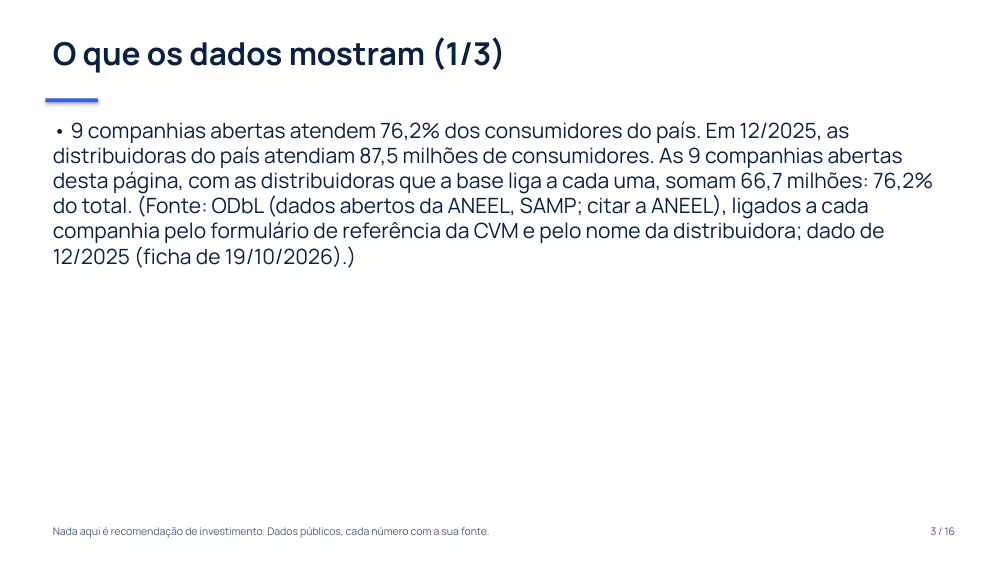
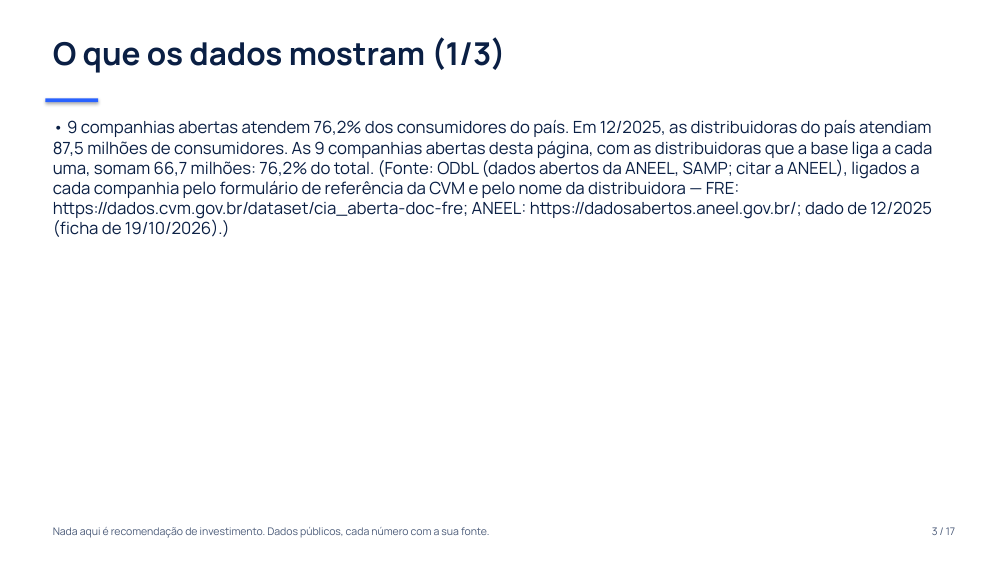
Before and after one commit to tbc174/tickerlab, a slide deck: slide 3 of site/relatorio/setor-eletricas-apresentacao.pptx. Drawn at 1008x567 pixels with LibreOffice and Linux fonts; fonts in the diff are those of the drawing. Boxes give left, top, right and bottom in pixels: in the first picture for what was removed or moved away, otherwise in the second. Text is boxed around its words. In the diff, an @@ line names an element or a change of style, - is before the commit and + after.

```diff
--- a/site/relatorio/setor-eletricas-apresentacao.pptx
+++ b/site/relatorio/setor-eletricas-apresentacao.pptx
@@ text at (53,120,933,237): text changed; size 20 to 16 pt @@
-• 9 companhias abertas atendem 76,2% dos consumidores do país. Em 12/2025, as distribuidoras do país atendiam 87,5 milhões de consumidores. As 9 companhias abertas desta página, com as distribuidoras que a base liga a cada uma, somam 66,7 milhões: 76,2% do total. (Fonte: ODbL (dados abertos da ANEEL, SAMP; citar a ANEEL), ligados a cada companhia pelo formulário de referência da CVM e pelo nome da distribuidora; dado de 12/2025 (ficha de 19/10/2026).)
+• 9 companhias abertas atendem 76,2% dos consumidores do país. Em 12/2025, as distribuidoras do país atendiam 87,5 milhões de consumidores. As 9 companhias abertas desta página, com as distribuidoras que a base liga a cada uma, somam 66,7 milhões: 76,2% do total. (Fonte: ODbL (dados abertos da ANEEL, SAMP; citar a ANEEL), ligados a cada companhia pelo formulário de referência da CVM e pelo nome da distribuidora — FRE: https://dados.cvm.gov.br/dataset/cia_aberta-doc-fre; ANEEL: https://dadosabertos.aneel.gov.br/; dado de 12/2025 (ficha de 19/10/2026).)
@@ text at (932,527,955,535): text changed @@
-3 / 16
+3 / 17
```
Also in this commit, not shown: 15 other slides changed, 1 slide added, 12 other files.
